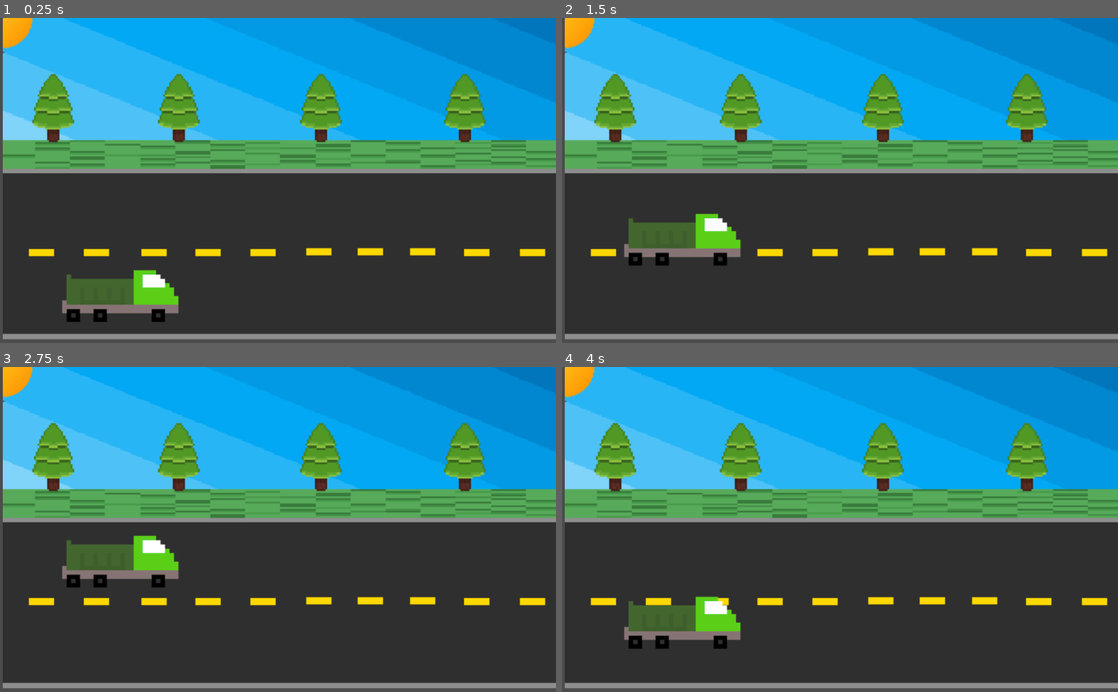
Above: before the commit, frames 1-4 (two rows, left to right).
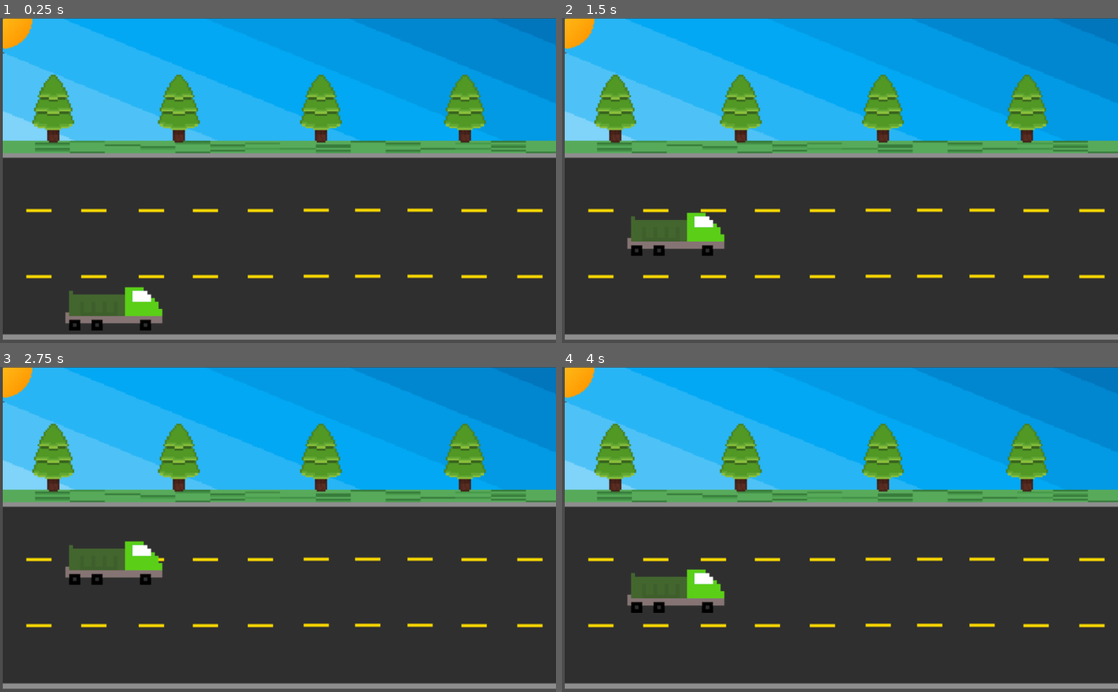
Above: after the commit, the same moments.

Repository: 2023M1T6-Inteli/grupo1
Game: Godot game, scene res://NodeRoad.tscn
The game is run twice, just before and just after one commit, with the same random seed, the same clock (stepped at 60 frames per second) and the same inputs.
Inputs:
- Up to frame 1 (0.25 s): no input
- Up to frame 2 (1.5 s): tap Enter at 0.5 s; hold Up (ui_up) 0.53-1.28 s; hold Down (ui_down) from 1.28 s (still down)
- Up to frame 3 (2.75 s): release Down (ui_down) at 2.03 s; hold Up (ui_up) from 2.03 s (still down)
- Up to frame 4 (4 s): tap Space at 3.5 s; release Up (ui_up) at 3.53 s; hold Down (ui_down) from 3.53 s (still down)

The runs differ from the first frame. In frame 1, 13% of the frame differs, in the area x 0-100%, y 0-99%; in frame 2, 12%; in frame 3, 11%; in frame 4, 14%.

Commit message:
create 3 lanes

Diff:
--- a/src/JACQUIS/NodeRoad.tscn
+++ b/src/JACQUIS/NodeRoad.tscn
@@ -10,13 +10,13 @@
 extents = Vector2( 513.5, 153.25 )
 
 [sub_resource type="RectangleShape2D" id=4]
-extents = Vector2( 513.75, 13.625 )
+extents = Vector2( 513.75, 5.625 )
 
 [sub_resource type="RectangleShape2D" id=2]
-extents = Vector2( 108.5, 52 )
+extents = Vector2( 91.75, 41.5 )
 
 [node name="NodeRoad" type="Node2D"]
-position = Vector2( 5, 2 )
+position = Vector2( 5, 3 )
 script = SubResource( 3 )
 __meta__ = {
 "_edit_vertical_guides_": [ -217.0 ]
@@ -32,11 +32,11 @@
 offset = Vector2( 102.724, -19.1231 )
 
 [node name="UpCollision" type="CollisionShape2D" parent="StaticBody2D"]
-position = Vector2( 511, 156.75 )
+position = Vector2( 504, 110 )
 shape = SubResource( 1 )
 
 [node name="CollisionShape2D" type="CollisionShape2D" parent="StaticBody2D"]
-position = Vector2( 510, 582.625 )
+position = Vector2( 510, 590.625 )
 shape = SubResource( 4 )
 
 [node name="Truck" type="KinematicBody2D" parent="."]
@@ -44,10 +44,10 @@
 script = ExtResource( 3 )
 
 [node name="truck" type="Sprite" parent="Truck"]
-position = Vector2( 153, 67 )
+position = Vector2( 141, 90 )
 scale = Vector2( 1.0625, 1.02031 )
 texture = ExtResource( 2 )
 
 [node name="CollisionShape2D" type="CollisionShape2D" parent="Truck"]
-position = Vector2( 151.5, 69 )
+position = Vector2( 139.25, 93.5 )
 shape = SubResource( 2 )
Binary file changed: src/JACQUIS/backgroundRoad.png
Binary file changed: src/JACQUIS/truck.png
